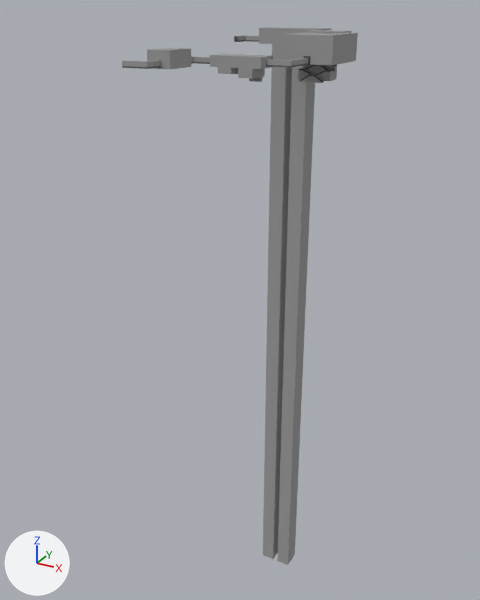
What one commit did to the Blender file Working/Scenes/level2.blend.
Rendered twice from a 50 mm lens placed at (256.0, -358.0, 34.0), pointed at (13.0, 83.0, -187.0). The axes (+X, +Y, +Z) are drawn at lower left. The lights are the same throughout.

In view in the first picture: 'Level', 'Level Layer 1', 'Level.001', 'Level.002', 'LevelEntryBend.001'.
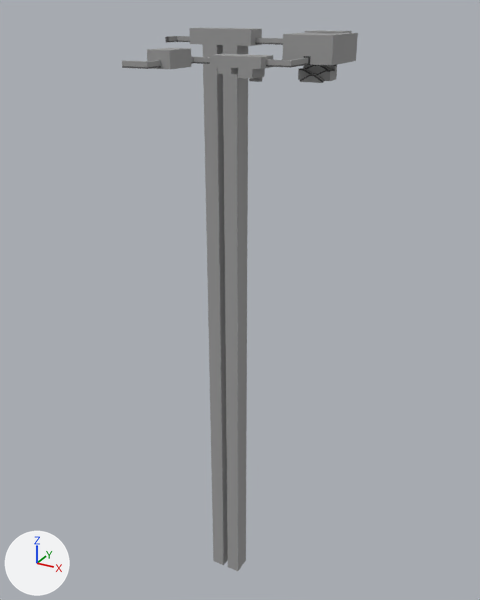
The edits, one by one:
Object 'LevelEntryBend.001' (ob_levelentrybend_001) moves from (-3.9, 125.2, 11.7) to (-44.9, 93.2, 11.7).
Object 'Level.002' (ob_level_002) moves from (34.5, 128.5, -35.3) to (-6.5, 96.5, -35.3).

Where the change shows, as pixel boxes [x1, y1, x2, y2] in the pictures (480 x 600 px):
'Level.002', moved: before [259, 27, 331, 565]; after [190, 28, 262, 571]
'LevelEntryBend.001', moved: before [234, 36, 259, 42]; after [165, 36, 190, 42]
